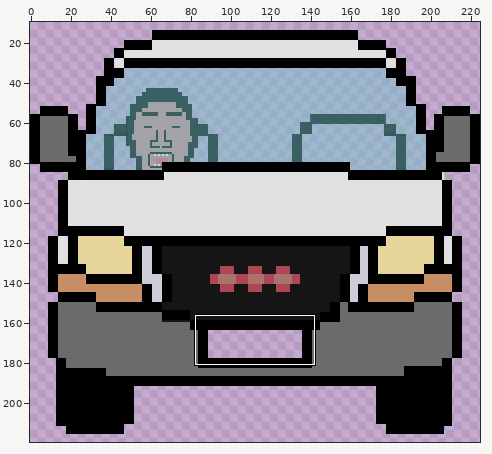
File history of a sprite sheet, assets/finalboss.png. The picture above shows the old version from afar; the outline marks the close-up.
Close-up. Before the edit:
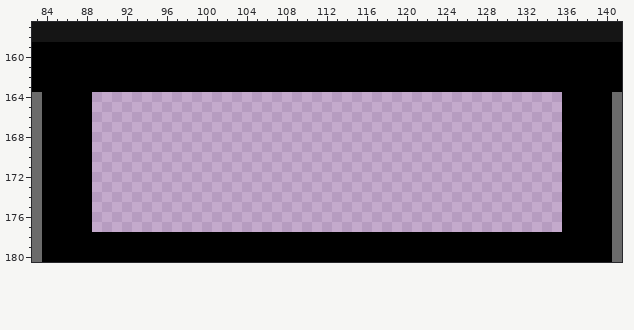
The file is 225x225 pixels. Colours within 5 levels of each other are drawn and written as one. Shown: x 83..141, y 157..180. The wide view leaves out empty margins.
New version:
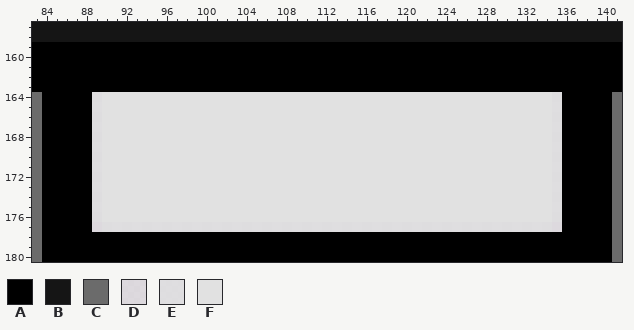
Palette (. is transparent): A #000000  B #151515  C #6b6b6b  D #e1e1e1db  E #e1e1e1ef  F #e1e1e1
From old to new:
Colour D now appears in row 177 at x 89 and 135.
Colour E now appears in rows 164 to 176 at x 89 and 135; in row 177 at x 90 to 134.
Colour F now appears in rows 164 to 176 at x 90 to 134.
Where, in picture pixels (left, top, right, bottom), the same in both close-ups:
added: (92, 92, 562, 232)
